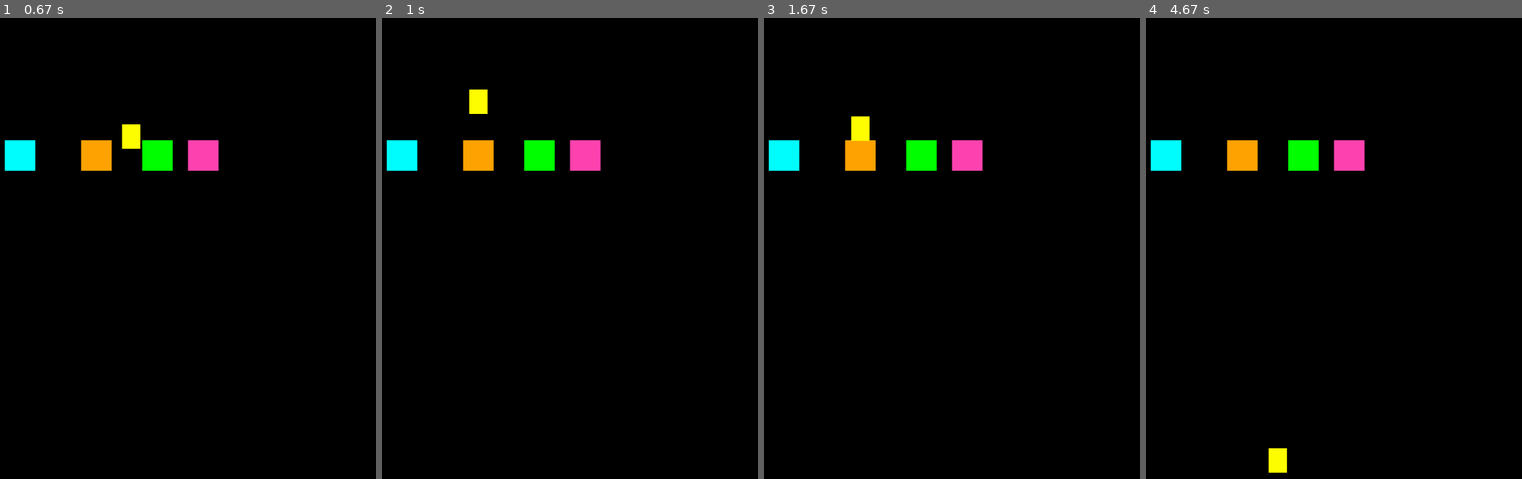
Above: before the commit, frames 1-4 (left to right).
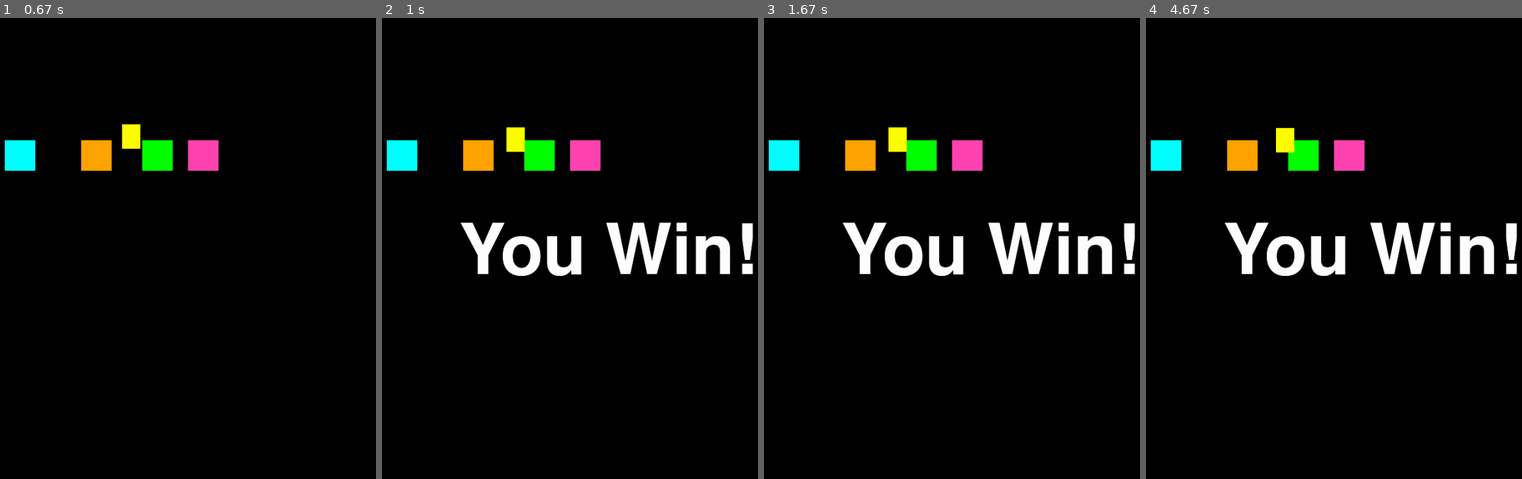
Above: after the commit, the same moments.

Repository: fischermoseley/HackMIT_StickyNoteAR
Game: pygame game, started from StickyAR/launch_game.py
Same seed, same stepped clock (60 frames per second), same inputs: the game is played once before the commit and once after it.
Inputs:
- Up to frame 1 (0.67 s): hold Right from 0.33 s (still down)
- Up to frame 2 (1 s): release Right at 0.8 s
- Up to frame 3 (1.67 s): no input
- Up to frame 4 (4.67 s): hold Left 1.9-2.3 s; tap Space at 1.97, 2.27, 2.4, 2.7, 3.07, 3.37, 3.57, 3.87 s; hold Right 2.33-2.97 s; hold Left 3-3.47 s; hold Right 3.5-3.97 s

Frame 1 is identical in both runs. In frame 2, 4.4% of the frame differs, in the area x 20-99%, y 15-56%; in frame 3, 4.4%, in the area x 20-99%, y 21-56%; in frame 4, 4.4%.

Commit message:
complete win condition

Diff:
--- a/StickyAR/StickyJump.py
+++ b/StickyAR/StickyJump.py
@@ -1,4 +1,5 @@
 import pygame as pg
+import time
 import random
 from settings import *
 # from stickys import updateSticky, clearSticky, calibrate, uncalibrate
@@ -26,6 +27,7 @@
         self.running = True
         self.xspawn = 0
         self.yspawn = 0
+        self.win_state = False
 
     def read_cv_data(self):
         """Reads Fischer's beautiful data"""
@@ -65,7 +67,7 @@
         self.spawnplatform = pg.sprite.GroupSingle()
         self.winplatform = pg.sprite.GroupSingle()
         self.deathplatforms = pg.sprite.Group()
-
+        self.win_state = False
         self.read_cv_data()
         self.spawnplayer()
         self.run()
@@ -85,20 +87,25 @@
         if not self.playing:
             pg.QUIT()
 
+    def win_condition(self):
+        self.message_display('You Win!')
+        time.sleep(1.25)
+        self.new()
 
     def update(self):
         """Game Loop - Update"""
         self.all_sprites.update()
         # check if player hits a platform - only if falling
+        if self.win_state:
+            self.message_display('You Win!')
+            self.win_condition()
         if self.player.vel.y > 0:
             hits = pg.sprite.spritecollide(self.player, self.safeplatforms, False)
             if hits:
                 self.player.pos.y = hits[0].rect.top
                 self.player.vel.y = 0
-            win = pg.sprite.spritecollide(self.player, self.winplatform, False)
-            if win:
-                self.message_display('You Win!')
-                return True
+            if pg.sprite.spritecollide(self.player, self.winplatform, False):
+                self.win_state = True
             dead = pg.sprite.spritecollide(self.player, self.deathplatforms, False) #Checks for collision with death platform
             if dead:
                 self.player.kill()
@@ -113,6 +120,7 @@
         self.all_sprites.add(self.player)
         self.player.vel = vec(0, 0)
         self.player.acc = vec(0, 0)
+
     def resticky(self):
         print("restickying!")
         self.new()
